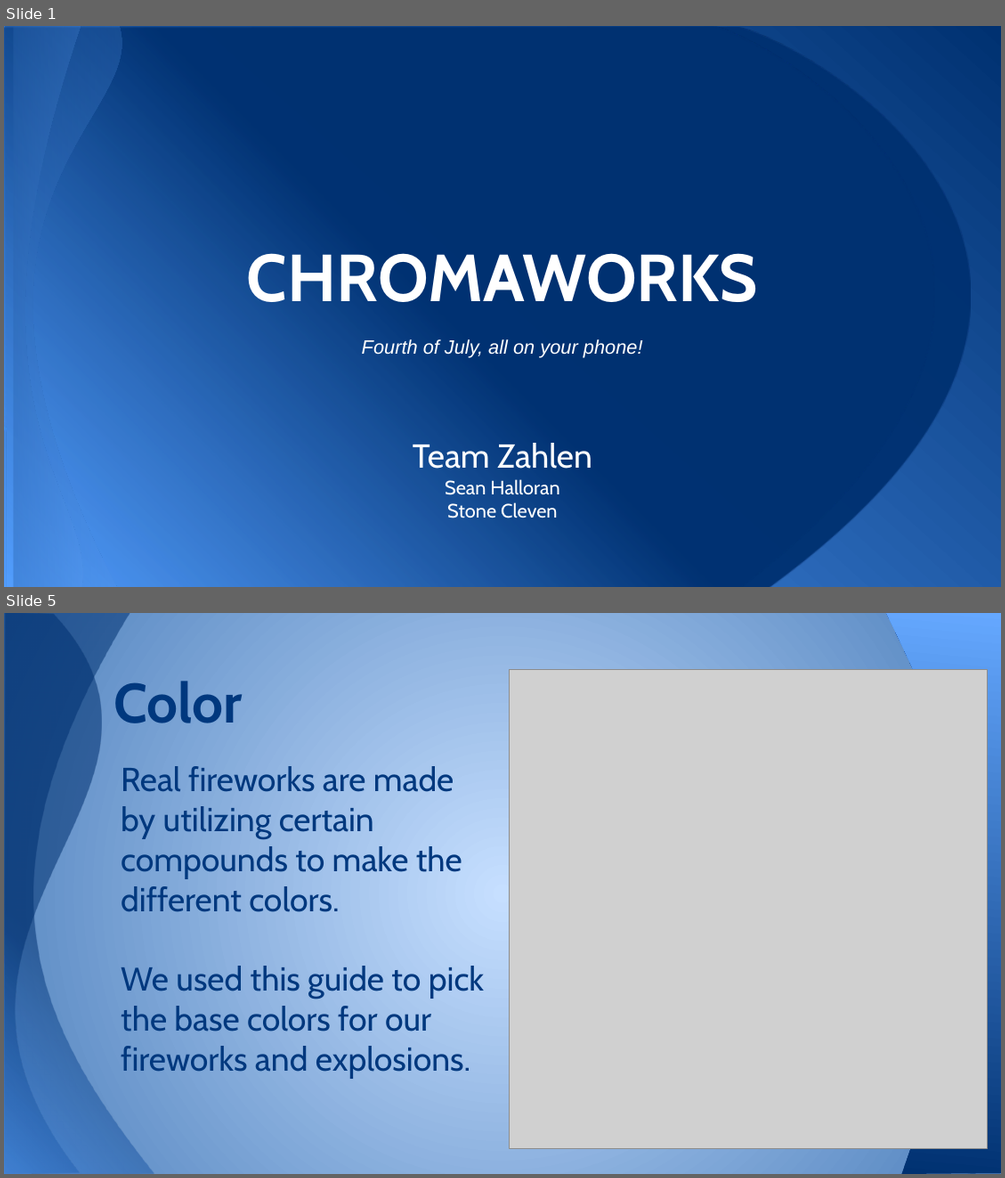
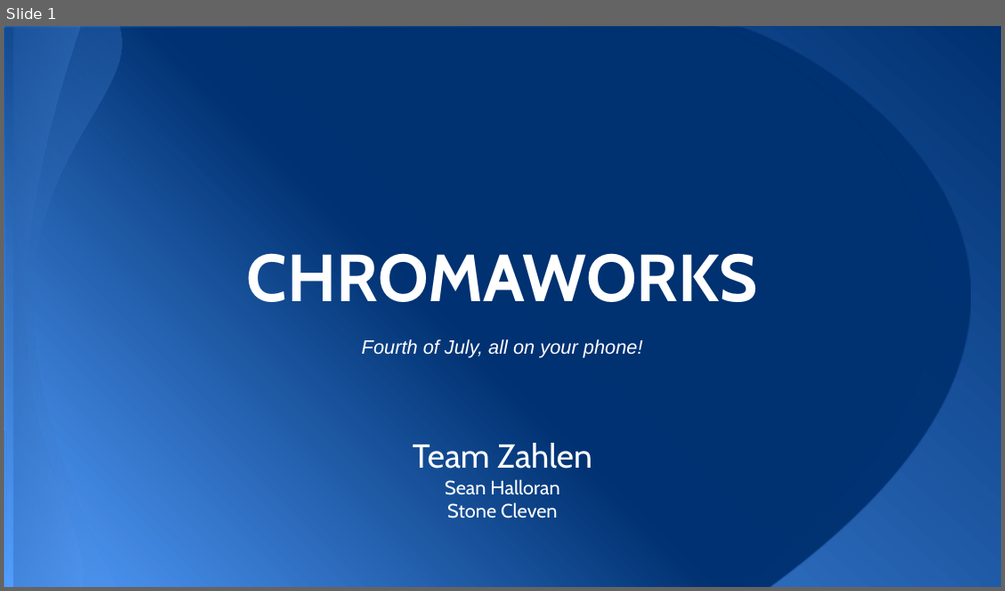
Before and after one commit to ComicSeans/imgd2900, a slide deck: assig7/Chromaworks.pptx. Shown one above the other, each under a label of ours: slides 1 and 5 before the commit, slide 1 after it; the slides between them are not shown. The pictures are 1005x1178 and 1005x591 pixels, drawn with LibreOffice and Linux fonts; fonts in the diff are those of the drawing; grey boxes stand for pictures. Boxes give left, top, right and bottom in pixels: in the first picture for what was removed or moved away, otherwise in the second. Text is boxed around its words. In the diff, an @@ line names an element or a change of style, - is before the commit and + after.

```diff
--- a/assig7/Chromaworks.pptx
+++ b/assig7/Chromaworks.pptx
@@ slide 5 removed at bbox=[4, 613, 1001, 1174], background gradient #C6DFFF to #4F81BD @@
@@ freeform shape removed at bbox=[4, 613, 154, 1173] @@
@@ freeform shape removed at bbox=[4, 613, 220, 1173] @@
@@ freeform shape removed at bbox=[886, 613, 1001, 1174] @@
@@ title removed at bbox=[113, 681, 242, 723] @@
-Color
@@ picture removed at bbox=[509, 669, 987, 1148] @@
@@ text removed at bbox=[121, 766, 484, 1078] @@
-Real fireworks are made by utilizing certain compounds to make the different colors.
-We used this guide to pick the base colors for our fireworks and explosions.
```
Also in this commit, not shown: 2 slides added, 6 other slides removed.
